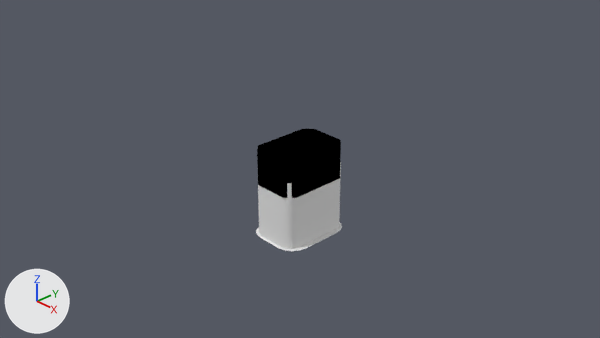
A saved change to the Blender file Models/HabTechProps/htProps_HatchDoor.blend.
Before and after are seen from the file's camera 'Camera'. Every picture has the same lights, and +X, +Y and +Z are marked at lower left.

Script lines for the objects in view, before the commit:
```python
mat_main = diffuse_material('main')
mat_main.base_color = (0.8, 0.8, 0.8)  # white #e7e7e7
me_circle = bpy.data.meshes.new('Circle')
me_circle.from_pydata(...)  # 16 vertices, 10 faces; spans x -0.37..0.37, y -0.526..0.526, z -0.215..0.288
me_circle.materials.append(mat_material_001)
me_flange = bpy.data.meshes.new('flange')
me_flange.from_pydata(...)  # 92 vertices, 48 faces; spans x -0.447..0.444, y -0.564..0.556, z -1.0
me_flange.materials.append(mat_main)  # white #e7e7e7
me_tube = bpy.data.meshes.new('tube')
me_tube.from_pydata(...)  # 50 vertices, 48 faces; spans x -0.36..0.358, y -0.516..0.523, z -1.0..0.0
me_tube.materials.append(mat_main)  # white #e7e7e7
ob_cutout = bpy.data.objects.new('cutout', me_circle)
ob_cutout.parent = ob_freeiva_htprops_hatchdoor
ob_cutout.location = (0.0, 0.0, 0.0)
ob_flange = bpy.data.objects.new('flange', me_flange)
ob_flange.parent = ob_tube
ob_flange.location = (0.0, 0.0, 0.0)
ob_tube = bpy.data.objects.new('tube', me_tube)
ob_tube.parent = ob_freeiva_htprops_hatchdoor
ob_tube.location = (0.0, 0.0, 0.0)
```
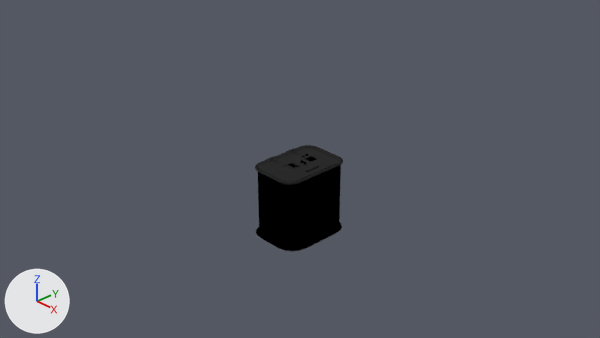
What differs and where, as boxes (x1, y1, x2, y2) in the pictures (600 x 338 px):
'tube', recoloured (grey to black): (258, 157, 341, 249) in both
'cutout', hidden: before (257, 129, 341, 198)
'doorHatch.001', added (black): after (261, 148, 337, 180)
'doorHatchRim', added (black): after (255, 145, 343, 185)
'flange', recoloured (white to black): (256, 222, 342, 251) in both

The change, as a diff of the scene's bpy script:
```diff
--- a/Models/HabTechProps/htProps_HatchDoor.blend.py
+++ b/Models/HabTechProps/htProps_HatchDoor.blend.py
@@ mat_main @@
 mat_main = bpy.data.materials.new('main')
-# nodes: BsdfDiffuse, OutputMaterial
+# nodes: Group x3, OutputMaterial, Value, VertexColor
+# colours: white #ffffff, grey #bcbcbc, black #000000, blue #bcbcff
@@ mat_doorhatch_001 @@
+mat_doorhatch_001 = bpy.data.materials.new('doorHatch.001')
+# nodes: Group, OutputMaterial, Value, VertexColor
+# colours: white #ffffff, grey #bcbcbc, black #000000, blue #bcbcff
@@ me_doorhatch_001 @@
+me_doorhatch_001.from_pydata(...)  # 347 vertices, 288 faces; spans x -0.356..0.326, y 0.0..0.035, z -0.493..0.493
+me_doorhatch_001.materials.append(mat_doorhatch_001)  # its picture is missing
@@ me_doorhatchrim_003 @@
+me_doorhatchrim_003.from_pydata(...)  # 1377 vertices, 964 faces; spans x -0.41..0.41, y -0.013..0.014, z -0.577..0.577
+me_doorhatchrim_003.materials.append(mat_doorhatch_001)  # its picture is missing
@@ ob_cutout @@
 ob_cutout.location = (0.0, 0.0, 0.0)
+ob_cutout.hide_set(True)
@@ ob_doorhatchrim @@
+ob_doorhatchrim = bpy.data.objects.new('doorHatchRim', me_doorhatchrim_003)
+ob_doorhatchrim.parent = ob_doorhatch_001
+ob_doorhatchrim.location = (0.0, 0.0113, 0.0)
@@ ob_doorhatch_001 @@
+ob_doorhatch_001 = bpy.data.objects.new('doorHatch.001', me_doorhatch_001)
+ob_doorhatch_001.parent = ob_doorhatch
+ob_doorhatch_001.location = (0.0, 0.0, 0.0)
+ob_doorhatch_001.rotation_euler = (1.571, 0.0, 0.0)  # degrees (90, 0, 0)
+ob_doorhatch_001.scale = (0.958, 1.0, 0.951)
@@ ob_doorhatch @@
+ob_doorhatch = bpy.data.objects.new('doorHatch', None)
+ob_doorhatch.location = (0.0, 0.0, 0.0)
```
